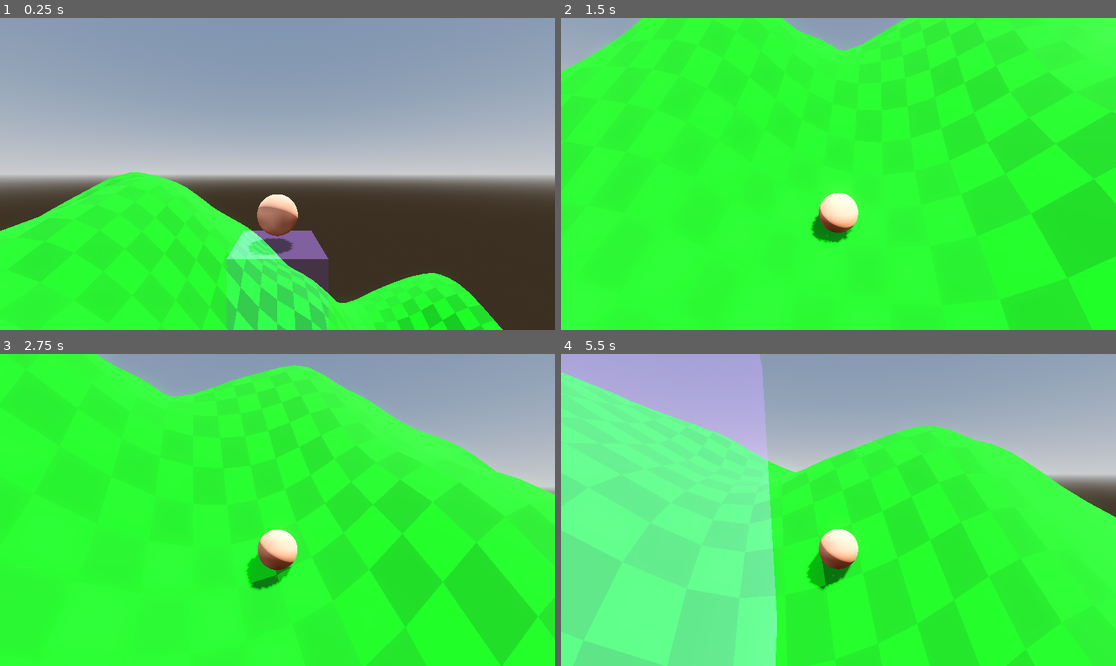
Above: before the commit, frames 1-4 (two rows, left to right).
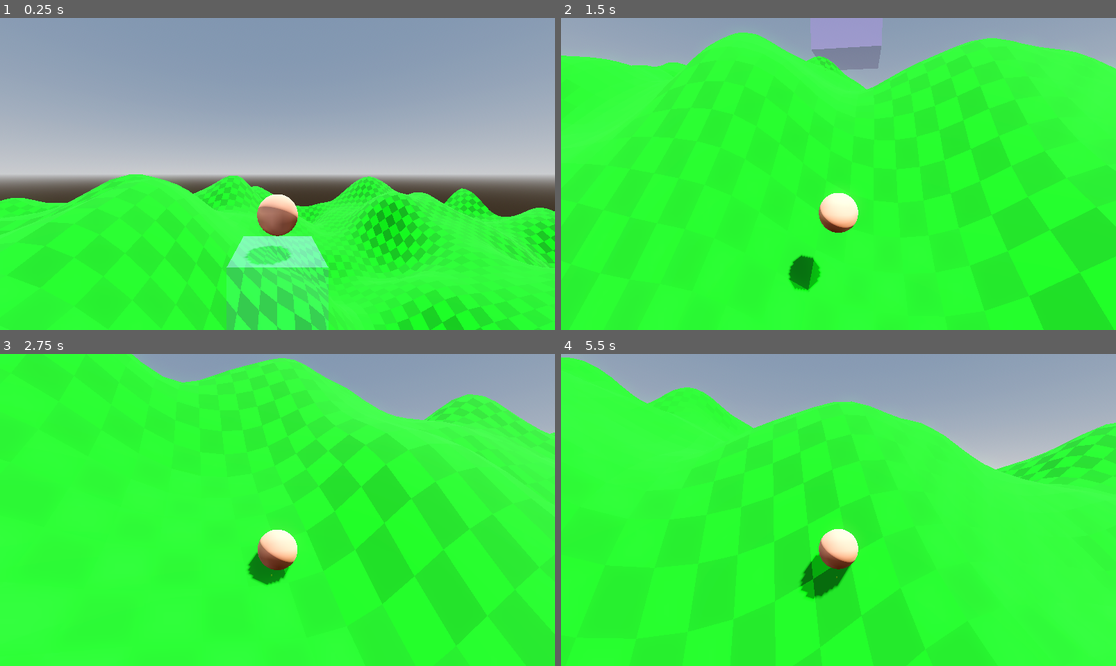
Above: after the commit, the same moments.

Repository: westonkelliher/GetHeavy
Game: Godot game, scene res://world.tscn
Same seed, same stepped clock (60 frames per second), same inputs: the game is played once before the commit and once after it.
Inputs (mouse positions are in pixels of both pictures, inside the frame that each line leads up to):
- Up to frame 1 (0.25 s): no input
- Up to frame 2 (1.5 s): move the mouse to (960, 158) at 0.52 s; hold D (move_right) 0.53-1.28 s; tap Space (heavy) at 0.6, 1.35 s; click (960, 158) at 0.67 s; move the mouse to (810, 174) at 1.27 s; hold W (move_forward) from 1.28 s (still down)
- Up to frame 3 (2.75 s): keep holding W (move_forward); move the mouse to (288, 503) at 2.02 s; tap Space (heavy) at 2.1 s
- Up to frame 4 (5.5 s): keep holding W (move_forward); move the mouse to (832, 516) at 2.77 s; tap Space (heavy) every 0.75 s from 2.85 to 5.1 s; click (832, 516) at 2.92 s; move the mouse to (877, 513) at 3.52 s; move the mouse to (794, 506) at 4.27 s; move the mouse to (844, 510) at 5.02 s; click (844, 510) at 5.17 s

The runs differ from the first frame. In frame 1, 19% of the frame differs, in the area x 0-100%, y 49-100%; in frame 2, 15%; in frame 3, 13%; in frame 4, 46%, in the area x 0-100%, y 0-100%.

Commit message:
dynamic terrain generation

Diff:
--- a/player.gd
+++ b/player.gd
@@ -3,7 +3,7 @@
 
 
 const HIGH_GRAV := 20.0
-const LOW_GRAV := 10.0
+const LOW_GRAV := 5.0
 
 const HIGH_FRIC := 0.005
 const LOW_FRIC := 0.1
--- a/terrain/terrain.gd
+++ b/terrain/terrain.gd
@@ -2,20 +2,34 @@
 
 extends Node3D
 
-const MACRO_WIDTH := 3
+const MACRO_WIDTH := 2
+const SINBODY_SIZE := 32
 
 # hashmap to store sin_bodys / chunks
 var sinbodies: Dictionary = {}
 
 func _ready() -> void:
 	if get_tree().current_scene == self or Engine.is_editor_hint():
-		build_terrain()
+		build_initial_terrain()
 
-func build_terrain() -> void:
-	for y in range(-MACRO_WIDTH,MACRO_WIDTH):
-		for x in range(-MACRO_WIDTH,MACRO_WIDTH):
+func build_initial_terrain() -> void:
+	for y in range(-MACRO_WIDTH+1,MACRO_WIDTH):
+		for x in range(-MACRO_WIDTH+1,MACRO_WIDTH):
 			var q: SinBody = preload("res://terrain/sin_body.tscn").instantiate()
-			q.position = Vector3(x*32, 0, y*32)
-			q.visible = false
+			q.position = Vector3(x*SINBODY_SIZE, 0, y*SINBODY_SIZE)
+			# q.visible = false
 			add_child(q)
 			sinbodies[Vector2i(x, y)] = q
+
+
+func generate_chunks_around_index(idx_x: int, idx_z: int) -> void:
+	for z in range(idx_z - 1, idx_z + 2):
+		for x in range(idx_x - 1, idx_x + 2):
+			var key := Vector2i(x, z)
+			if sinbodies.has(key):
+				continue
+			var chunk: SinBody = preload("res://terrain/sin_body.tscn").instantiate()
+			chunk.position = Vector3(x * SINBODY_SIZE, 0, z * SINBODY_SIZE)
+			# chunk.visible = false
+			add_child(chunk)
+			sinbodies[key] = chunk
--- a/world.gd
+++ b/world.gd
@@ -39,7 +39,7 @@
 func start_world() -> void:
 	#$HeightFloor.noise_init_heights()#5.0)
 	#await $HeightFloor.terrain_ready
-	$Terrain.build_terrain()
+	$Terrain.build_initial_terrain()
 	var p: Vector3 = $Player.position
 	#print(Calc.get_ground_y(p.x, p.z, [$Player.get_rid()]))
 	$Player.position.y = Calc.get_ground_y(p.x, p.z, [$Player.get_rid()]) + 2.0
@@ -52,9 +52,10 @@
 	var idx := Vector2i(roundi(player_pos.x / SINBODY_SIZE), roundi(player_pos.z / SINBODY_SIZE))
 	if idx == current_chunk_idx and current_chunk:
 		return
-	if current_chunk:
-		current_chunk.visible = false
+	# if current_chunk:
+	# 	current_chunk.visible = false
 	var terrain := $Terrain
+	terrain.generate_chunks_around_index(idx.x, idx.y)
 	if terrain.sinbodies.has(idx):
 		current_chunk = terrain.sinbodies[idx]
 		current_chunk.visible = true
